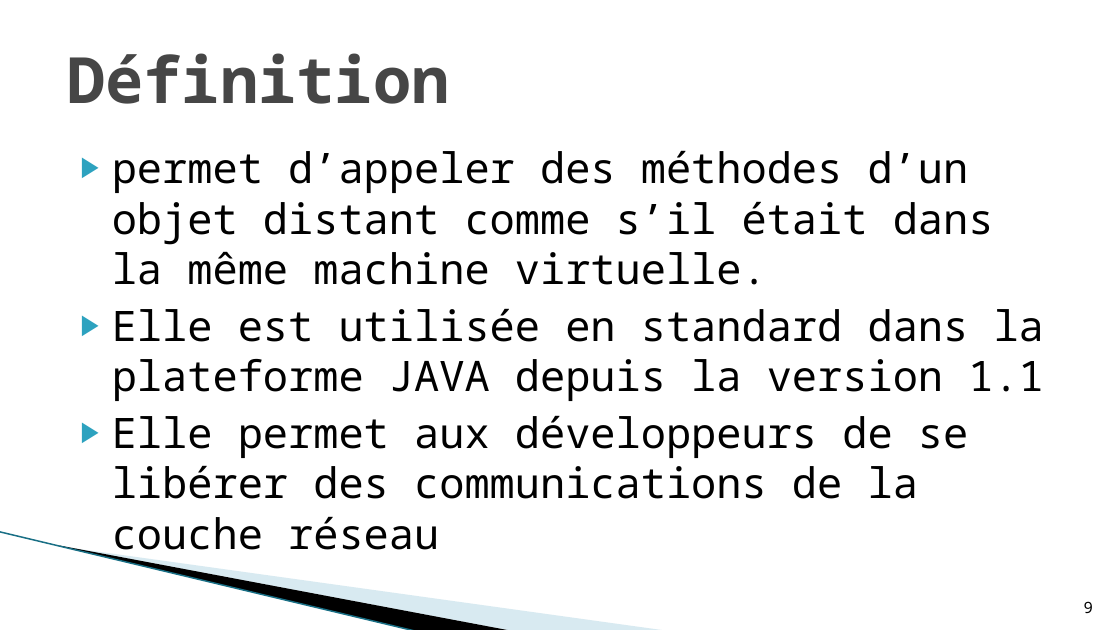
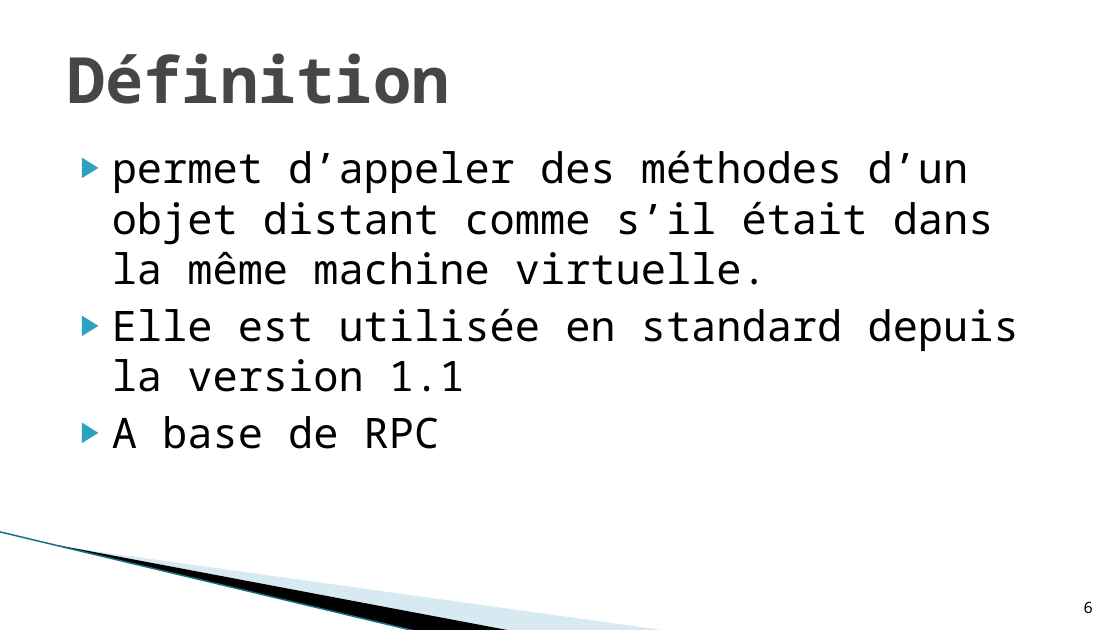
Before and after one commit to soufianeBenRahim/memoire-master, a slide deck: slide 6 of presentation-final.pptx (slide 9 before the commit). Drawn at 1120x630 pixels with LibreOffice and Linux fonts; fonts in the diff are those of the drawing; background and template pictures are left out. Boxes give left, top, right and bottom in pixels: in the first picture for what was removed or moved away, otherwise in the second. Text is boxed around its words. In the diff, an @@ line names an element or a change of style, - is before the commit and + after.

```diff
--- a/presentation-final.pptx
+++ b/presentation-final.pptx
@@ text at <box>112,308,1019,449</box>: text changed @@
-▶ Elle est utilisée en standard dans la plateforme JAVA depuis la version 1.1
-▶ Elle permet aux développeurs de se libérer des communications de la couche réseau
+▶ Elle est utilisée en standard depuis la version 1.1
+▶ A base de RPC
@@ page number at <box>1084,601,1093,613</box>: text changed @@
-9
+6
```
Also in this commit, not shown: 7 other slides changed, 20 slides added, 9 slides removed, 1 other file.
